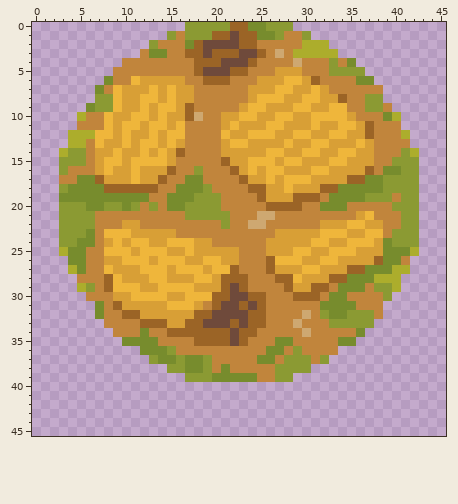
Pixel-art sprite, stored at textures/cakes/Field.png. Above: the version before the commit.
The file is 46x46 pixels.
After the commit:
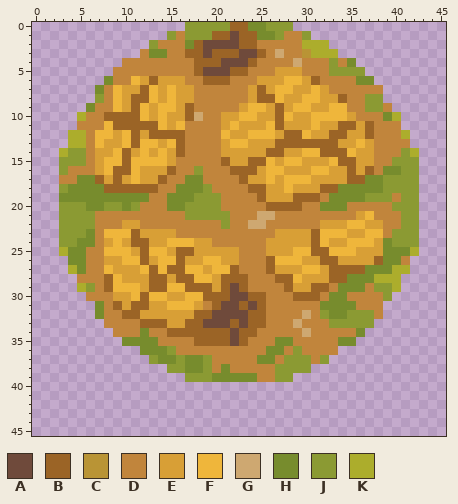
Palette (. is transparent): A #6f4a3b  B #9b6426  C #b99435  D #c1853c  E #d89f36  F #efb63b  G #cea871  H #778c2d  J #8b9a33  K #acad2c
The exact change:
Changed rows in their new state; - is an unchanged pixel.
first column x 6:
 3 -----------------------DC-----
 6 -------B----------------------
 7 ------B------------B----------
 8 --D--BB------------BB---------
 9 -DD--B---------------B--------
10 --BBBB---------------B--------
11 ---BBBBB-------------B------BB
12 D----B-BBBB-----------BB---BB-
13 -----B----B----------BBBBBBB--
14 ----B---------------BB----BBB-
15 ----B-------------BB--------BB
16 ---BB------------BB----------B
17 ---B--------------------------
20 -------D----------------------
23 -----B-------------------B----
24 -----BB------------------B----
25 ------B---BB-------------BB---
26 ------B---B---------------BB--
27 -------B-BB----------------BB-
28 -------BB-BB------------------
29 -------BB--BBB----------------
30 ------B------B----------------
31 -----BB-----------------------
Pixel boxes of the changes (left, top, right, bottom) in both pictures:
changed: (239, 49, 356, 175)
changed: (86, 76, 212, 310)
changed: (311, 229, 347, 274)
